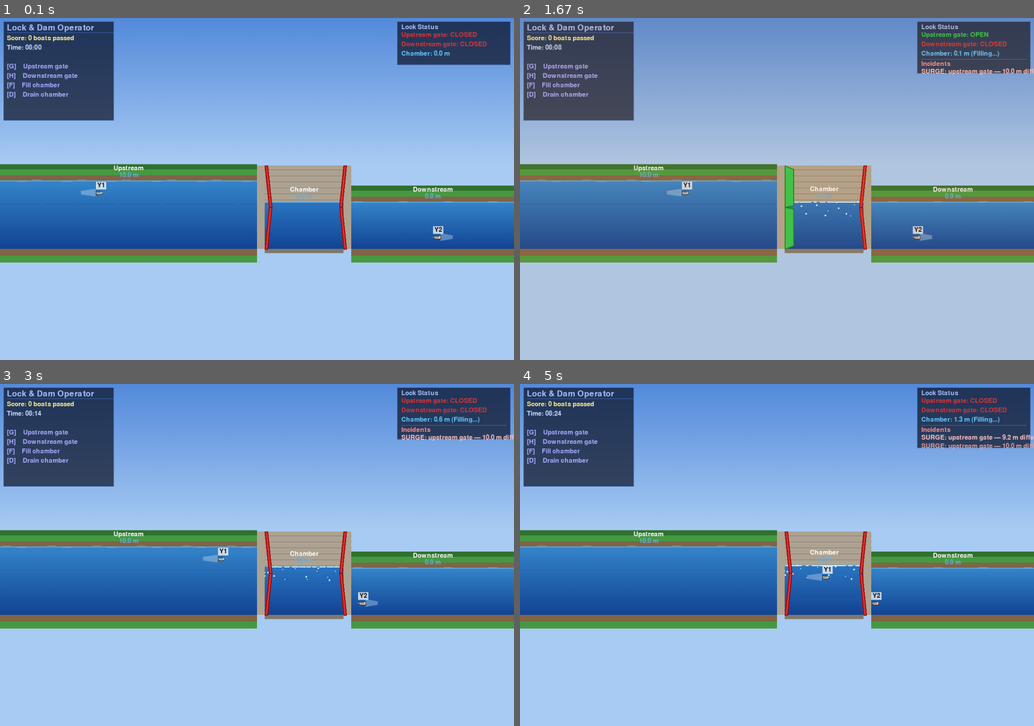
Above: before the commit, frames 1-4 (two rows, left to right).
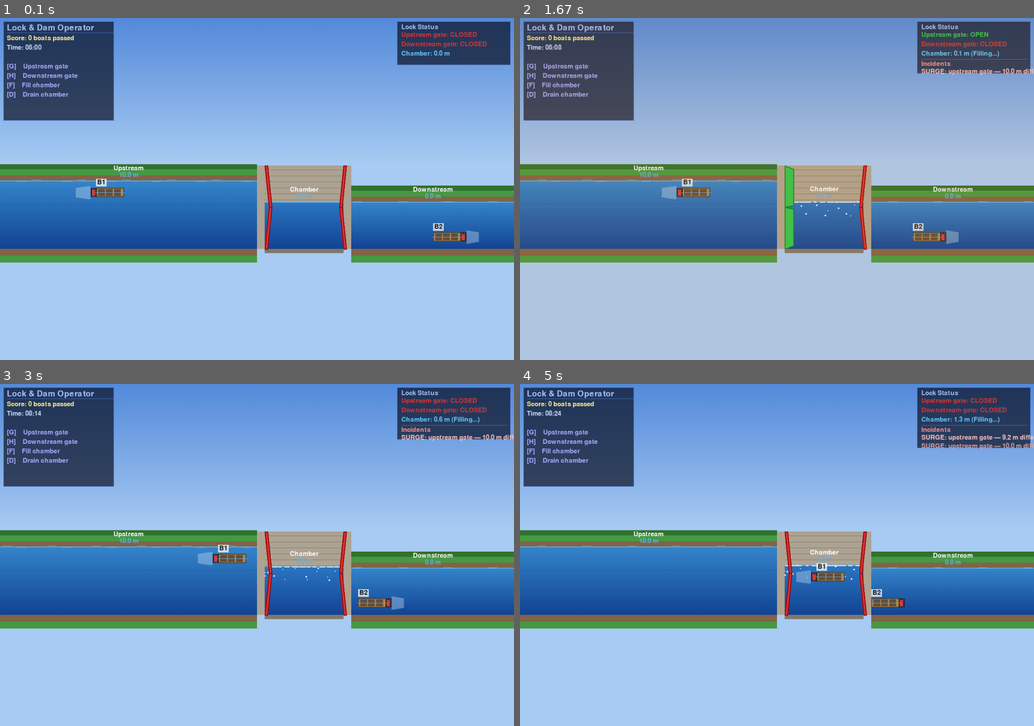
Above: after the commit, the same moments.

Repository: roadwarrior99/lock-simulator
Game: pygame game, started from game.py
Same seed, same stepped clock (60 frames per second), same inputs: the game is played once before the commit and once after it.
Inputs:
- Up to frame 1 (0.1 s): no input
- Up to frame 2 (1.67 s): tap G at 0.33 s; tap F at 0.67, 1.4 s; tap D at 1 s
- Up to frame 3 (3 s): tap F at 1.7, 1.9, 2.23, 2.53 s; tap G at 1.98 s
- Up to frame 4 (5 s): tap F at 3.3, 3.63, 3.93, 4.47, 4.77 s; tap G at 3.38, 4.55 s; tap D at 3.72 s

The runs differ from the first frame. In frame 1, 0.6% of the frame differs, in the area x 14-94%, y 47-66%; in frame 2, 0.6%; in frame 3, 0.6%, in the area x 38-79%, y 47-66%; in frame 4, 0.6%.

Commit message:
traffic pattern changes at night

Diff:
--- a/game.py
+++ b/game.py
@@ -116,6 +116,14 @@
     def _wy(self, level):
         """Water level (m) → screen y (surface)."""
         return int(self._wl_base - level * self._wl_scale)
+
+    def _get_speed_mult(self):
+        h = self.game_time
+        if 8.0 <= h < 18.0: return 1.0
+        if 18.0 <= h < 22.0: return 1.0 - (h - 18.0) / 4.0 * 0.4  # Dims to 0.6
+        if 22.0 <= h or h < 4.0: return 0.6
+        if 4.0 <= h < 8.0: return 0.6 + (h - 4.0) / 4.0 * 0.4  # Brightens to 1.0
+        return 1.0
 
     def _interp_col(self, c1, c2, t):
         t = max(0.0, min(1.0, t))
@@ -528,7 +536,17 @@
 
     def _spawn_boat(self, direction, position=None):
         self._boat_counter += 1
-        cls  = random.choice([Yacht, Barge, Kayak])
+        h = self.game_time
+        # Spawning restrictions: no Kayaks at night, minimal Yachts.
+        is_night = h < 6.0 or h > 20.0
+
+        if is_night:
+            # 90% Barge, 10% Yacht, 0% Kayak
+            cls = random.choices([Barge, Yacht], weights=[0.9, 0.1])[0]
+        else:
+            # Equal probability during the day
+            cls = random.choice([Yacht, Barge, Kayak])
+
         name = f"{cls.__name__[0]}{self._boat_counter}"
         boat = cls(name)
         boat.position = (-120 if direction == 1 else 1100) if position is None else position
@@ -587,7 +605,10 @@
     def _step_agent(self, ag, all_active):
         d    = ag.direction
         boat = ag.boat
-        new_pos = boat.position + d * ag.speed
+
+        # Apply night-time speed reduction
+        v_mult = self._get_speed_mult()
+        new_pos = boat.position + d * ag.speed * v_mult
 
         # ── Gate blocking ─────────────────────────────────────────────────────
         # Boats approaching from outside stop at the outer wall face.
